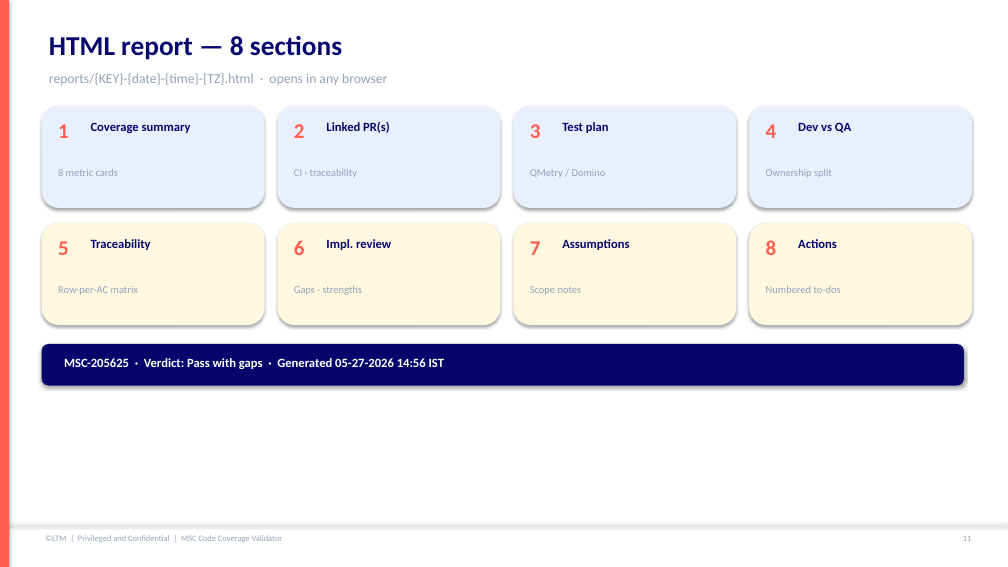
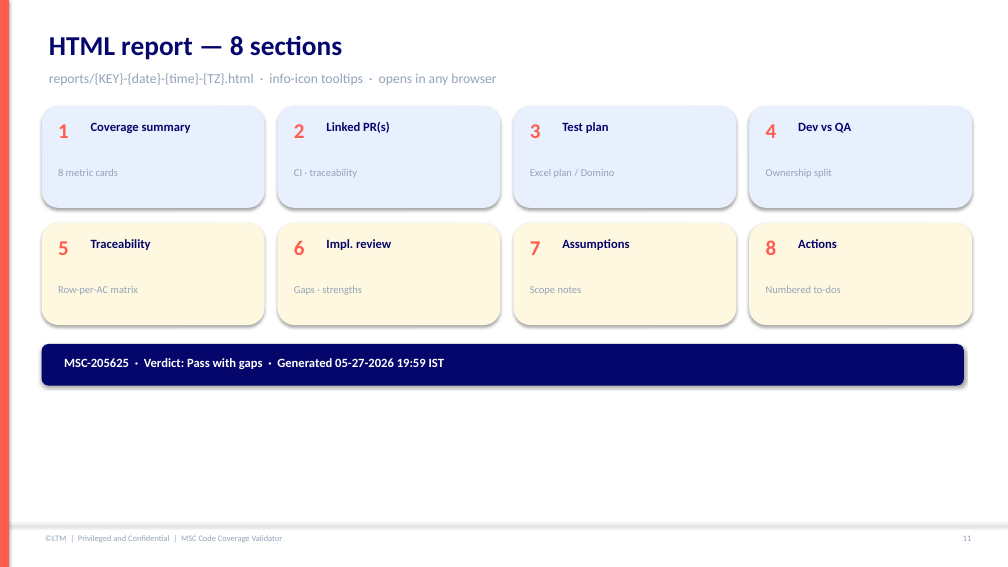
Before and after one commit to mgunjal11/pegasus-qa-agents-lab-copy, a slide deck: slide 12 of docs/MSC-Code-Coverage-Validator-Guide.pptx. Drawn at 1008x567 pixels with LibreOffice and Linux fonts; fonts in the diff are those of the drawing. Boxes give left, top, right and bottom in pixels: in the first picture for what was removed or moved away, otherwise in the second. Text is boxed around its words. In the diff, an @@ line names an element or a change of style, - is before the commit and + after.

Commit message:
Add Mayur Gunjal developer attribution to coverage validator reports.

```diff
--- a/docs/MSC-Code-Coverage-Validator-Guide.pptx
+++ b/docs/MSC-Code-Coverage-Validator-Guide.pptx
@@ text at bbox=[49, 73, 496, 85]: text changed @@
-reports/{KEY}-{date}-{time}-{TZ}.html · opens in any browser
+reports/{KEY}-{date}-{time}-{TZ}.html · info-icon tooltips · opens in any browser
@@ text at bbox=[530, 169, 615, 178]: text changed @@
-QMetry / Domino
+Excel plan / Domino
@@ text at bbox=[64, 358, 444, 369]: text changed @@
-MSC-205625 · Verdict: Pass with gaps · Generated 05-27-2026 14:56 IST
+MSC-205625 · Verdict: Pass with gaps · Generated 05-27-2026 19:59 IST
```
Also in this commit, not shown: 15 other slides changed, 1 slide added, 13 other files.
